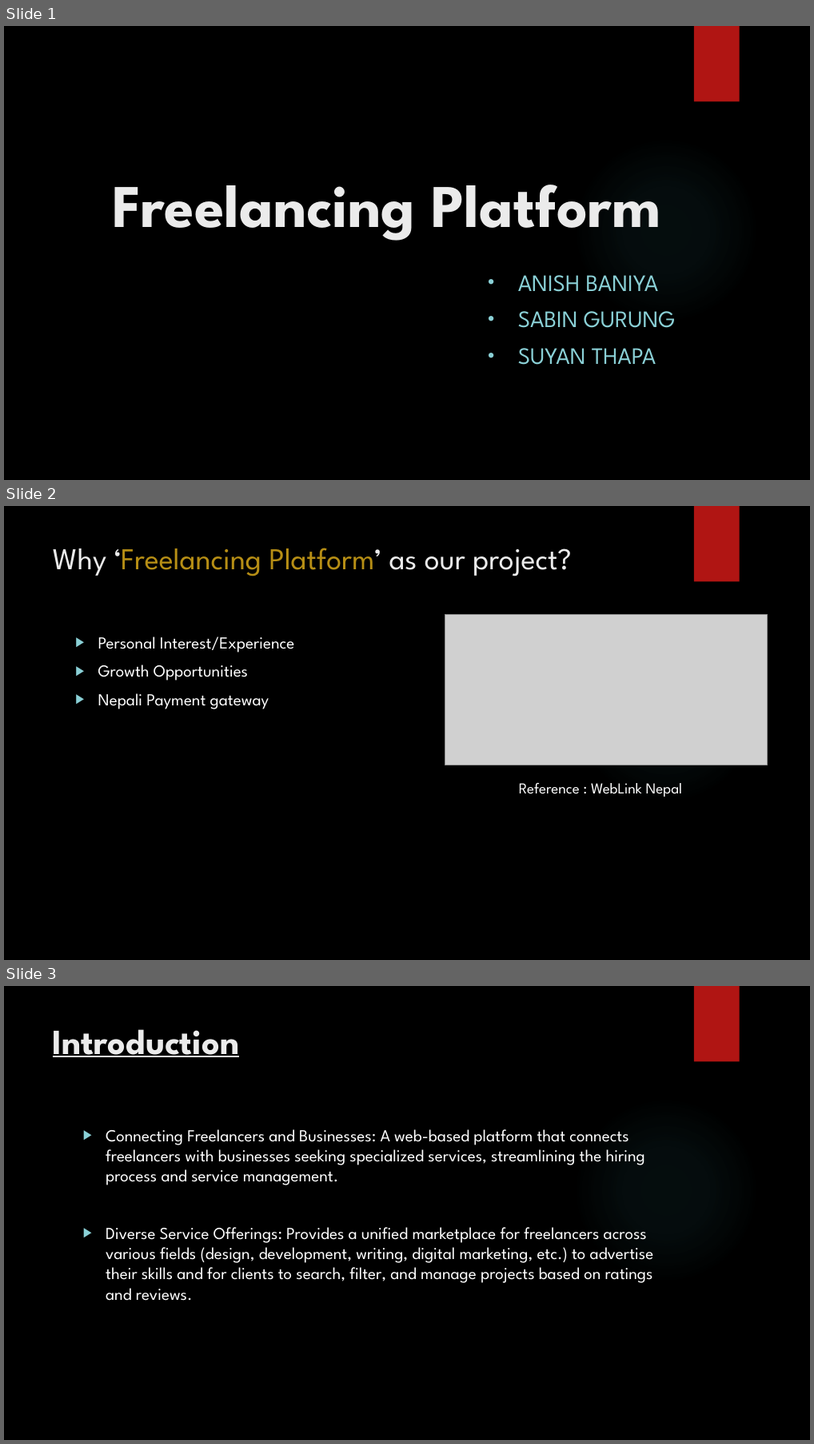
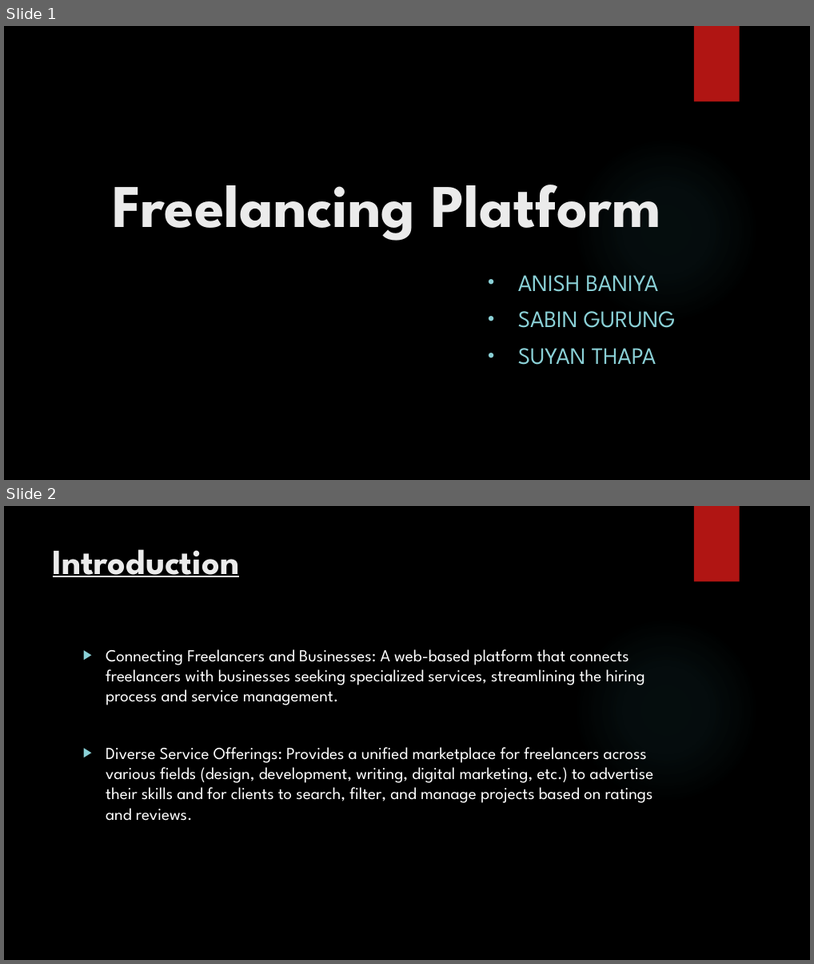
Before and after one commit to suyanthapa/Freelancing-Project, a slide deck: Documentation/Freelancing-Platform.pptx. Shown one above the other, each under a label of ours: slides 1, 2 and 3 before the commit, slides 1 and 2 after it. The pictures are 814x1444 and 814x964 pixels, drawn with LibreOffice and Linux fonts; fonts in the diff are those of the drawing; grey boxes stand for pictures; background and template pictures are left out. Boxes give left, top, right and bottom in pixels: in the first picture for what was removed or moved away, otherwise in the second. Text is boxed around its words. In the diff, an @@ line names an element or a change of style, - is before the commit and + after.

```diff
--- a/Documentation/Freelancing-Platform.pptx
+++ b/Documentation/Freelancing-Platform.pptx
@@ slide 2 removed at box(4, 506, 810, 960), background picture (left out); not listed: 2 template elements that a slide beside it also shows @@
@@ title removed at box(53, 548, 572, 576) @@
-Why ‘Freelancing Platform’ as our project?
@@ picture removed at box(445, 615, 767, 765) @@
@@ text removed at box(98, 636, 294, 709) @@
-▶ Personal Interest/Experience
-▶ Growth Opportunities
-▶ Nepali Payment gateway
@@ text removed at box(519, 782, 683, 796) @@
-Reference : WebLink Nepal
@@ what was slide 3 is now slide 2 @@
```
Also in this commit, not shown: 2 slides changed, 2 slides added, 1 other slide removed, 7 other files.
